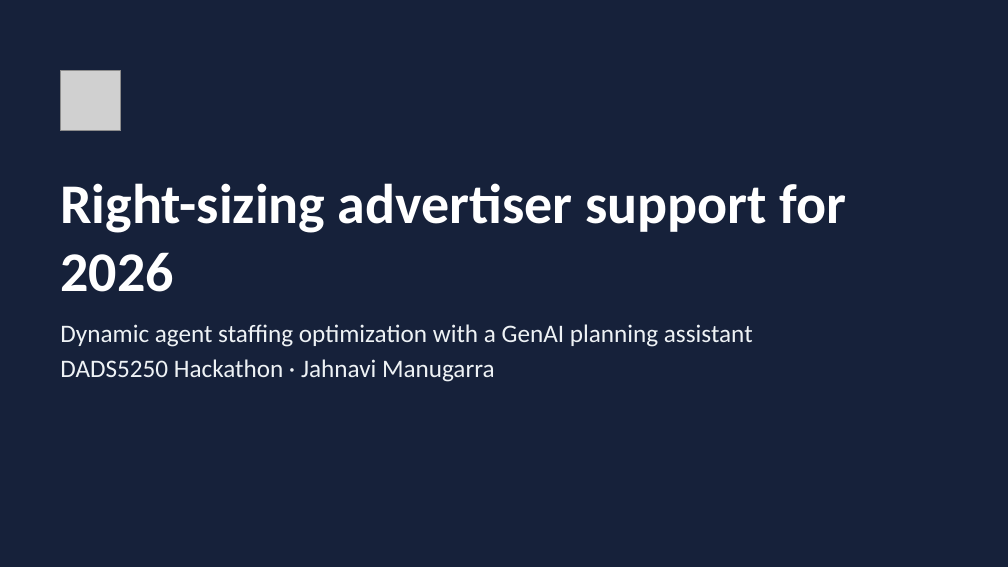
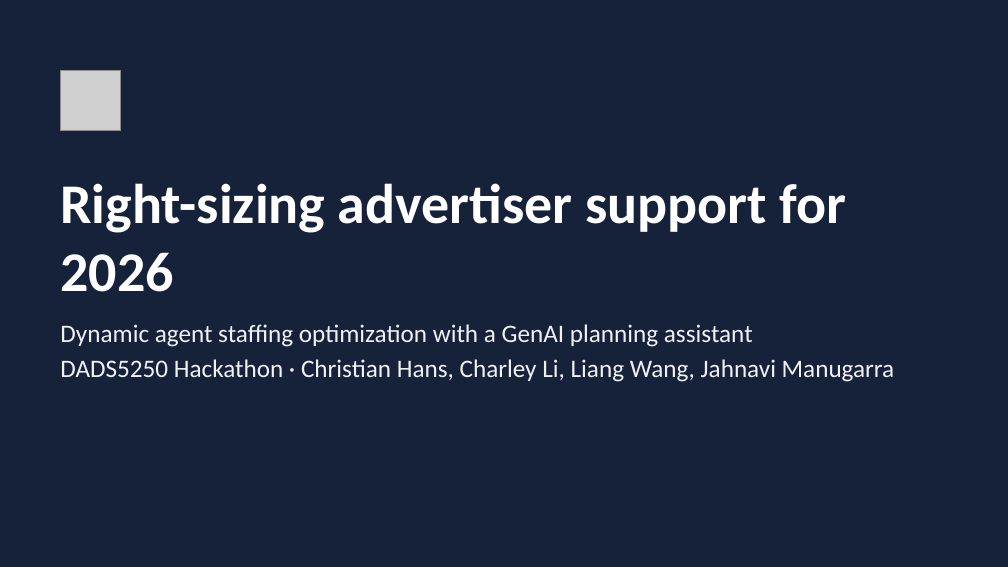
Before and after one commit to JahnaviSam/staffing-hackathon, a slide deck: slide 1 of staffing_demo_slides.pptx. Drawn at 1008x567 pixels with LibreOffice and Linux fonts; fonts in the diff are those of the drawing; grey boxes stand for pictures. Boxes give left, top, right and bottom in pixels: in the first picture for what was removed or moved away, otherwise in the second. Text is boxed around its words. In the diff, an @@ line names an element or a change of style, - is before the commit and + after.

```diff
--- a/staffing_demo_slides.pptx
+++ b/staffing_demo_slides.pptx
@@ text at (60, 359, 895, 382): text changed @@
-DADS5250 Hackathon · Jahnavi Manugarra
+DADS5250 Hackathon · Christian Hans, Charley Li, Liang Wang, Jahnavi Manugarra
```
Also in this commit, not shown: 3 other slides changed, 3 other files.
